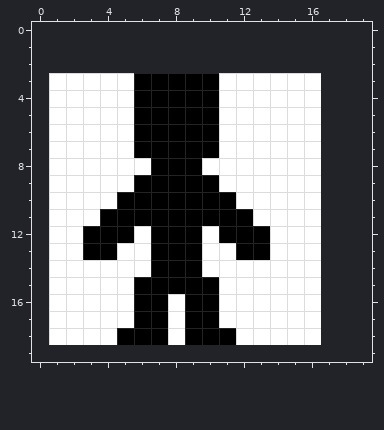
Pixel-art sprite: src/main/resources/sokoban.png. The picture above was drawn from the file before the commit.
The file is 16x16 pixels. The old version is drawn lined up with the new one, on the new canvas.
After:
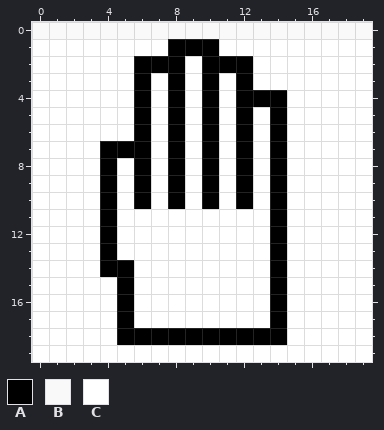
Palette (. is transparent): A #000000  B #f9f9f9  C #ffffff
Edits made:
canvas 16x16 -> 20x20, the old top-left corner now at 1,3
There is now colour A in row 1 at x 8 to 10; in row 2 at x 6 to 8 and 10 to 12.
The edit turns colour C into colour A in row 3 at x 12; in row 4 at x 12 to 14; in rows 5 to 6 at x 12 and 14; in row 7 at x 4 to 5, 12 and 14; in row 8 at x 4, 6, 10, 12 and 14; in rows 9 to 10 at x 4, 12 and 14.
The edit turns colour C into colour A in rows 11 to 13 at x 14; in row 14 at x 4 to 5 and 14; in rows 15 to 17 at x 5 and 14; in row 18 at x 8 and 12 to 14.
There is now colour B in row 0 at x 0 to 19.
There is now colour C in row 1 at x 0 to 7 and 11 to 19; in row 2 at x 0 to 5, 9 and 13 to 19; in rows 3 to 18 at x 0 and 17 to 19; in row 19 at x 0 to 19.
The edit turns colour A into colour C in rows 3 to 9 at x 7 and 9; in row 10 at x 5, 7, 9 and 11; in row 11 at x 5 to 12; in row 12 at x 3, 5, 7 to 9 and 11 to 13; in row 13 at x 3, 7 to 9 and 12 to 13; in row 14 at x 7 to 9.
The edit turns colour A into colour C in row 15 at x 6 to 10; in rows 16 to 17 at x 6 to 7 and 9 to 10.
Boxes around the changes in both pictures, in picture pixels (x1, y1, x2, y2):
changed: (32, 22, 372, 362)
